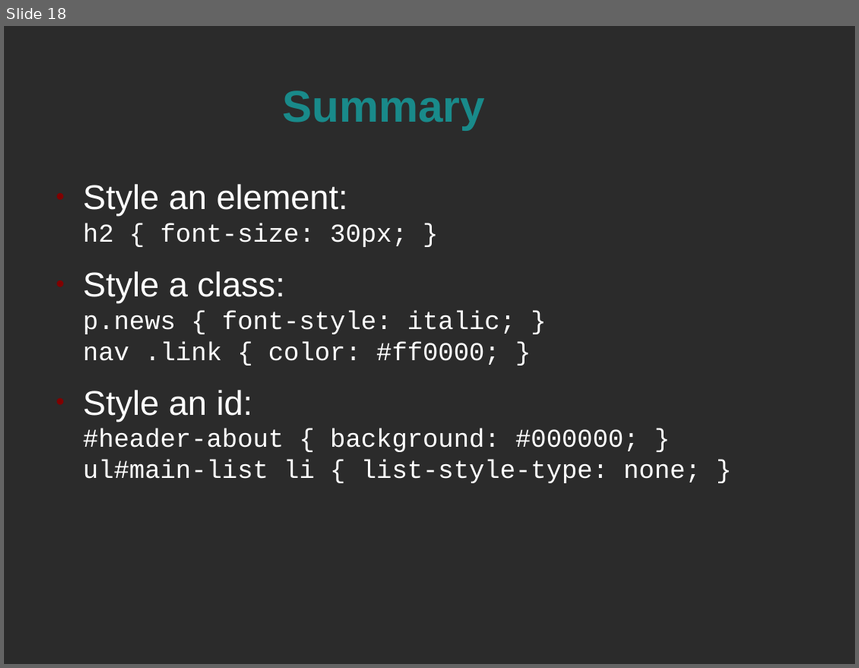
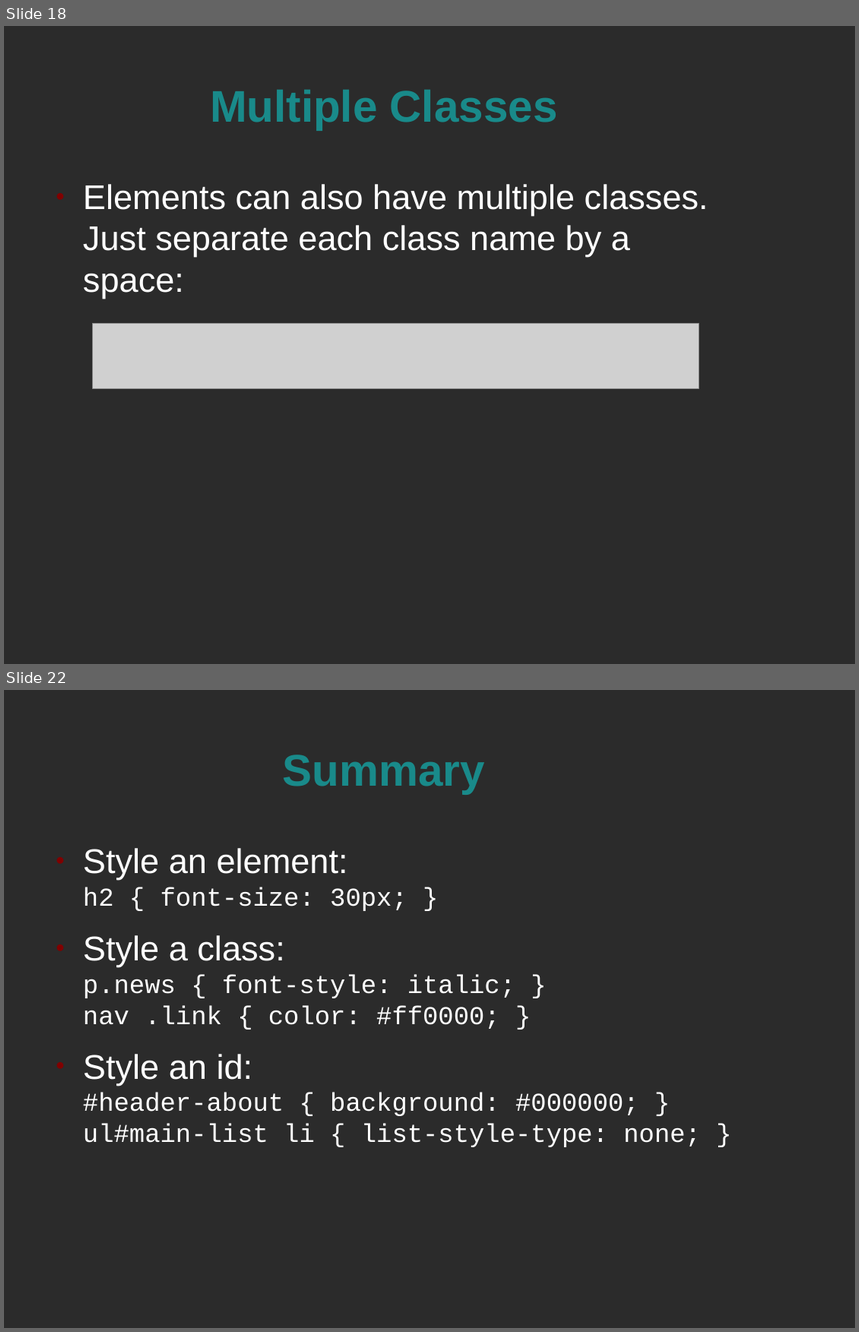
Before and after one commit to spellbindguy/Web-Development, a slide deck: Lectures/04 CSS/CSS Intro.odp. Shown one above the other, each under a label of ours: slide 18 before the commit, slides 18 and 22 after it; the slides between them are not shown. The pictures are 859x668 and 859x1332 pixels, drawn with LibreOffice and Linux fonts; fonts in the diff are those of the drawing; grey boxes stand for pictures; background and template pictures are left out; a plain dark background stands for a picture behind light text. Boxes give left, top, right and bottom in pixels: in the first picture for what was removed or moved away, otherwise in the second. Text is boxed around its words. In the diff, an @@ line names an element or a change of style, - is before the commit and + after.

```diff
--- a/Lectures/04 CSS/CSS Intro.odp
+++ b/Lectures/04 CSS/CSS Intro.odp
@@ slide 18 added at <box>4,26,855,664</box>, background picture (left out) @@
@@ title added at <box>210,90,558,130</box>, 41.4 pt, text #198A8A, bold @@
+Multiple Classes
@@ text added at <box>83,184,709,298</box>, 32 pt, text #FFFFFF @@
+● Elements can also have multiple classes. Just separate each class name by a space:
@@ picture added at <box>93,323,699,389</box> @@
@@ what was slide 18 is now slide 22 @@
```
Also in this commit, not shown: 4 other slides added, 1 slide removed, 1 other file.
